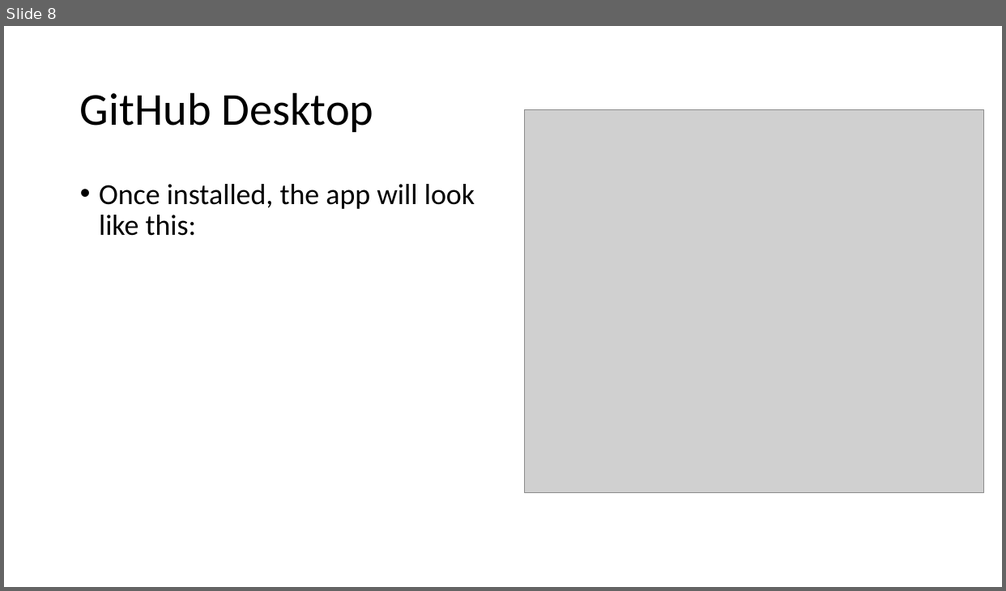
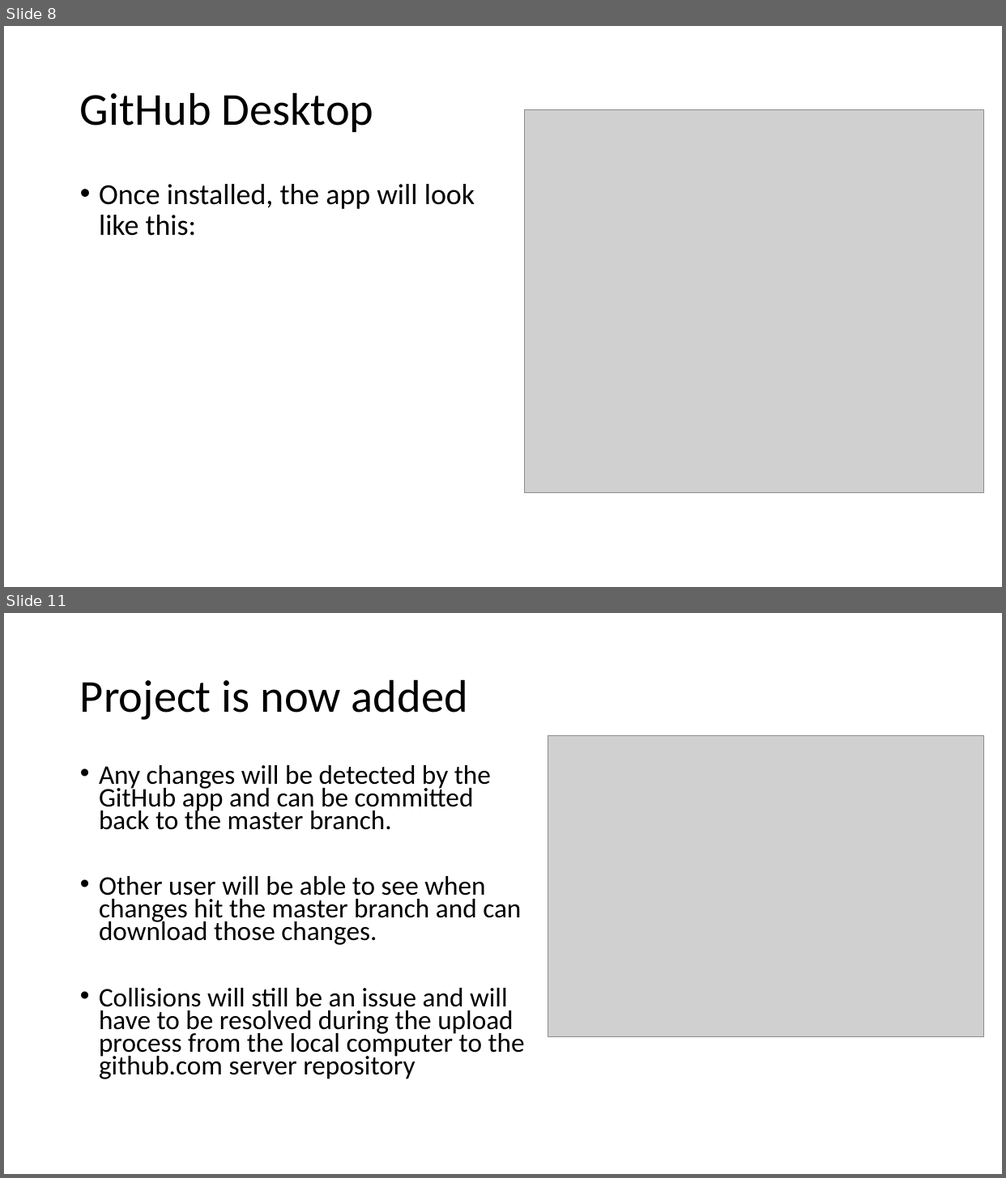
Before and after one commit to cwezdenko/MSA-8220_Final_Project, a slide deck: Git Hub Account.pptx. Shown one above the other, each under a label of ours: slide 8 before the commit, slides 8 and 11 after it; the slides between them are not shown. The pictures are 1006x591 and 1006x1178 pixels, drawn with LibreOffice and Linux fonts; fonts in the diff are those of the drawing; grey boxes stand for pictures. Boxes give left, top, right and bottom in pixels: in the first picture for what was removed or moved away, otherwise in the second. Text is boxed around its words. In the diff, an @@ line names an element or a change of style, - is before the commit and + after.

```diff
--- a/Git Hub Account.pptx
+++ b/Git Hub Account.pptx
@@ slide 11 added at (4,613,1002,1174), background #FFFFFF @@
@@ title added at (80,679,468,720), 44 pt, text #000000 @@
+Project is now added
@@ picture added at (548,736,984,1037) @@
@@ text added at (99,765,525,1080), 25.9 pt, text #000000 @@
+• Any changes will be detected by the GitHub app and can be committed back to the master branch.
+• Other user will be able to see when changes hit the master branch and can download those changes.
+• Collisions will still be an issue and will have to be resolved during the upload process from the local computer to the github.com server repository
```
Also in this commit, not shown: 2 other slides added.
